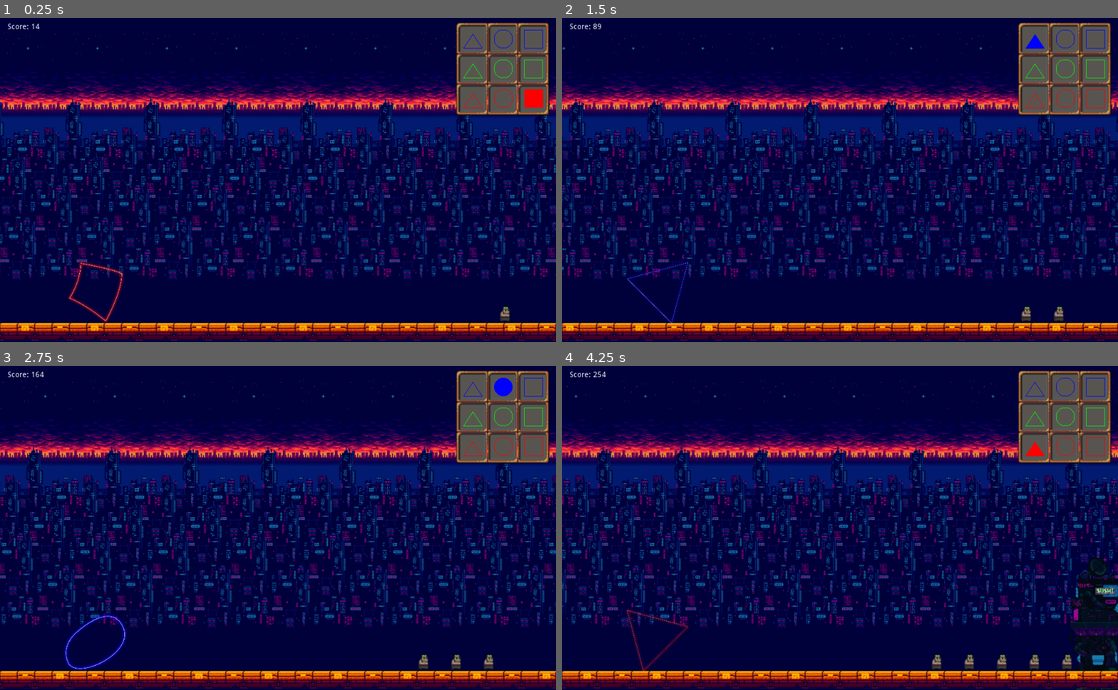
Above: before the commit, frames 1-4 (two rows, left to right).
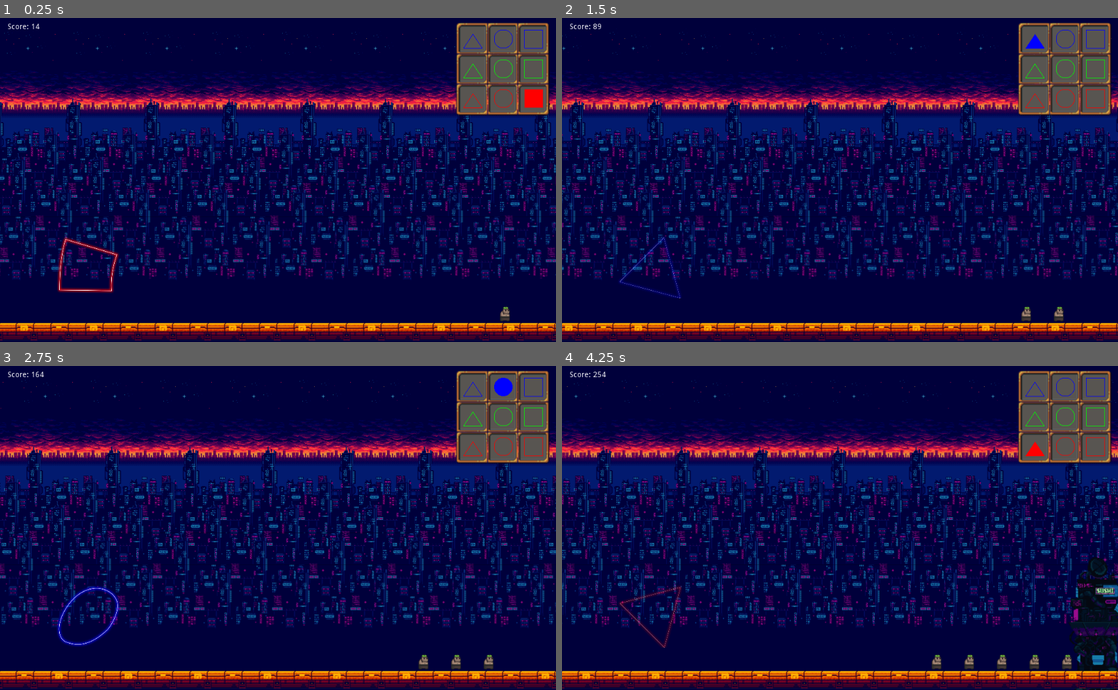
Above: after the commit, the same moments.

Repository: nekiter/glowing
Game: Godot game, scene res://Game.tscn
Same seed, same stepped clock (60 frames per second), same inputs: the game is played once before the commit and once after it.
Inputs:
- Up to frame 1 (0.25 s): no input
- Up to frame 2 (1.5 s): hold Right (ui_right) 0.53-1.28 s; hold Down (ui_down) from 1.28 s (still down)
- Up to frame 3 (2.75 s): release Down (ui_down) at 2.03 s; hold Right (ui_right) from 2.03 s (still down)
- Up to frame 4 (4.25 s): release Right (ui_right) at 2.78 s; hold Up (ui_up) 2.78-3.53 s; hold Left (ui_left) from 3.53 s (still down)

The runs differ from the first frame. In frame 1, 1.9% of the frame differs, in the area x 0-100%, y 67-100%; in frame 2, 1.5%; in frame 3, 1.9%; in frame 4, 1.6%.

Commit message:
collision not working

Diff:
--- a/game/Game.tscn
+++ b/game/Game.tscn
@@ -6,6 +6,9 @@
 [ext_resource path="res://Enemy.tscn" type="PackedScene" id=4]
 [ext_resource path="res://scenes/Player/PlayerSprite.tscn" type="PackedScene" id=5]
 [ext_resource path="res://scenes/floor/Floor.tscn" type="PackedScene" id=6]
+[ext_resource path="res://scenes/KinematicBody2D-player.gd" type="Script" id=7]
+
+[sub_resource type="RectangleShape2D" id=1]
 
 [node name="Game" type="Node2D"]
 
@@ -20,11 +23,17 @@
 autostart = true
 
 [node name="PlayerSprite" parent="." instance=ExtResource( 5 )]
-position = Vector2( 175.871, 506.423 )
+position = Vector2( 162.408, 450.071 )
 centerPosition = Vector2( 50, 530 )
 
 [node name="HUD" parent="." instance=ExtResource( 1 )]
 
 [node name="Floor" parent="." instance=ExtResource( 6 )]
 position = Vector2( -263.502, 548.93 )
+
+[node name="KinematicBody2D" type="KinematicBody2D" parent="."]
+script = ExtResource( 7 )
+
+[node name="CollisionShape2D" type="CollisionShape2D" parent="KinematicBody2D"]
+shape = SubResource( 1 )
 [connection signal="timeout" from="Spawner/Timer" to="Spawner" method="_on_Timer_timeout"]
--- /dev/null
+++ b/game/scenes/KinematicBody2D-player.gd
@@ -0,0 +1,16 @@
+extends KinematicBody2D
+
+
+# Declare member variables here. Examples:
+# var a = 2
+# var b = "text"
+
+
+# Called when the node enters the scene tree for the first time.
+func _ready():
+	pass # Replace with function body.
+
+
+# Called every frame. 'delta' is the elapsed time since the previous frame.
+#func _process(delta):
+#	pass
--- /dev/null
+++ b/game/scenes/Player/KinematicBody2D.gd
@@ -0,0 +1,41 @@
+extends KinematicBody2D
+
+var velocity = Vector2.ZERO
+var current_frame = 0
+
+export var gravity_scale = 1
+export var jump_velocity = 20
+
+onready var player = get_node("/root/Game/PlayerSprite")
+onready var spriteControl = get_node("AnimatedSprite")
+
+# var origin_position = player.get_position()
+
+# Called when the node enters the scene tree for the first time.
+func _ready():
+	pass # Replace with function body.
+
+
+# Called every frame. 'delta' is the elapsed time since the previous frame.
+func _process(delta):
+	# var spriteControl = get_node("AnimatedSprite")
+
+	if (player.shapesArray[player.currentShape] == "square"):
+		print(spriteControl.frame)
+		# if (spriteControl.frame == 7):
+			# velocity.y -= jump_velocity
+
+	if (player.shapesArray[player.currentShape] == "circle"):
+		velocity = Vector2.ZERO
+
+	if (player.shapesArray[player.currentShape] == "triangle"):
+		velocity = Vector2.ZERO
+
+func _physics_process(delta):
+	velocity.y += gravity_scale
+	var collision = move_and_collide(velocity*delta)
+
+
+func _on_Area2D_area_entered(area):
+	velocity = Vector2.ZERO
+	pass # Replace with function body.
--- a/game/scenes/Player/PlayerSprite.gd
+++ b/game/scenes/Player/PlayerSprite.gd
@@ -42,7 +42,7 @@
 	update()
 
 func _draw():
-	var spriteControl = get_node("AnimatedSprite")
+	var spriteControl = get_node("Player/AnimatedSprite")
 
 	if(shapesArray[currentShape] == "triangle"):
 		if colorsArray[currentColor] == blue:
--- a/game/scenes/Player/PlayerSprite.tscn
+++ b/game/scenes/Player/PlayerSprite.tscn
@@ -79,28 +79,19 @@
 [ext_resource path="res://scenes/Player/sprites/circle/green/collision/1.png" type="Texture" id=77]
 [ext_resource path="res://scenes/Player/sprites/circle/blue/running/1.png" type="Texture" id=78]
 [ext_resource path="res://scenes/Player/sprites/circle/blue/running/2.png" type="Texture" id=79]
+[ext_resource path="res://scenes/Player/KinematicBody2D.gd" type="Script" id=80]
 
 [sub_resource type="SpriteFrames" id=1]
 animations = [ {
-"frames": [ ExtResource( 17 ), ExtResource( 15 ), ExtResource( 9 ), ExtResource( 8 ), ExtResource( 3 ), ExtResource( 2 ), ExtResource( 4 ), ExtResource( 5 ), ExtResource( 16 ), ExtResource( 12 ), ExtResource( 6 ), ExtResource( 11 ), ExtResource( 7 ), ExtResource( 10 ), ExtResource( 13 ), ExtResource( 14 ) ],
+"frames": [ ExtResource( 78 ), ExtResource( 79 ), ExtResource( 74 ) ],
 "loop": true,
-"name": "running-square-blue",
-"speed": 30.0
+"name": "running-circle-blue",
+"speed": 10.0
 }, {
 "frames": [ ExtResource( 62 ), ExtResource( 65 ), ExtResource( 63 ) ],
 "loop": true,
 "name": "collision-circle-blue",
 "speed": 5.0
-}, {
-"frames": [ ExtResource( 77 ), ExtResource( 75 ), ExtResource( 76 ) ],
-"loop": true,
-"name": "collision-circle-green",
-"speed": 5.0
-}, {
-"frames": [ ExtResource( 72 ), ExtResource( 71 ), ExtResource( 64 ) ],
-"loop": true,
-"name": "running-circle-green",
-"speed": 10.0
 }, {
 "frames": [ ExtResource( 70 ), ExtResource( 68 ), ExtResource( 66 ) ],
 "loop": true,
@@ -112,15 +103,15 @@
 "name": "running-triangle-blue",
 "speed": 10.0
 }, {
-"frames": [ ExtResource( 67 ), ExtResource( 69 ), ExtResource( 73 ) ],
+"frames": [ ExtResource( 72 ), ExtResource( 71 ), ExtResource( 64 ) ],
 "loop": true,
-"name": "collision-circle-red",
+"name": "running-circle-green",
+"speed": 10.0
+}, {
+"frames": [ ExtResource( 24 ), ExtResource( 32 ), ExtResource( 18 ), ExtResource( 46 ), ExtResource( 41 ), ExtResource( 39 ), ExtResource( 47 ), ExtResource( 45 ), ExtResource( 36 ), ExtResource( 44 ), ExtResource( 25 ), ExtResource( 23 ), ExtResource( 21 ), ExtResource( 20 ), ExtResource( 29 ), ExtResource( 31 ) ],
+"loop": true,
+"name": "running-square-green",
 "speed": 30.0
-}, {
-"frames": [ ExtResource( 78 ), ExtResource( 79 ), ExtResource( 74 ) ],
-"loop": true,
-"name": "running-circle-blue",
-"speed": 10.0
 }, {
 "frames": [ ExtResource( 53 ), ExtResource( 52 ), ExtResource( 51 ), ExtResource( 61 ) ],
 "loop": true,
@@ -132,23 +123,53 @@
 "name": "running-square-red",
 "speed": 30.0
 }, {
-"frames": [ ExtResource( 24 ), ExtResource( 32 ), ExtResource( 18 ), ExtResource( 46 ), ExtResource( 41 ), ExtResource( 39 ), ExtResource( 47 ), ExtResource( 45 ), ExtResource( 36 ), ExtResource( 44 ), ExtResource( 25 ), ExtResource( 23 ), ExtResource( 21 ), ExtResource( 20 ), ExtResource( 29 ), ExtResource( 31 ) ],
+"frames": [ ExtResource( 77 ), ExtResource( 75 ), ExtResource( 76 ) ],
 "loop": true,
-"name": "running-square-green",
+"name": "collision-circle-green",
+"speed": 5.0
+}, {
+"frames": [ ExtResource( 17 ), ExtResource( 15 ), ExtResource( 9 ), ExtResource( 8 ), ExtResource( 3 ), ExtResource( 2 ), ExtResource( 4 ), ExtResource( 5 ), ExtResource( 16 ), ExtResource( 12 ), ExtResource( 6 ), ExtResource( 11 ), ExtResource( 7 ), ExtResource( 10 ), ExtResource( 13 ), ExtResource( 14 ) ],
+"loop": true,
+"name": "running-square-blue",
 "speed": 30.0
 }, {
 "frames": [ ExtResource( 58 ), ExtResource( 57 ), ExtResource( 59 ), ExtResource( 60 ) ],
 "loop": true,
 "name": "running-triangle-green",
 "speed": 10.0
+}, {
+"frames": [ ExtResource( 67 ), ExtResource( 69 ), ExtResource( 73 ) ],
+"loop": true,
+"name": "collision-circle-red",
+"speed": 30.0
 } ]
+
+[sub_resource type="RectangleShape2D" id=2]
+extents = Vector2( 58.7403, 57.2966 )
+
+[sub_resource type="RectangleShape2D" id=3]
+extents = Vector2( 240.234, 10 )
 
 [node name="PlayerSprite" type="Node2D"]
 script = ExtResource( 1 )
 
-[node name="AnimatedSprite" type="AnimatedSprite" parent="."]
+[node name="Player" type="KinematicBody2D" parent="."]
+script = ExtResource( 80 )
+
+[node name="AnimatedSprite" type="AnimatedSprite" parent="Player"]
 scale = Vector2( 0.327778, 0.327778 )
 frames = SubResource( 1 )
-animation = "running-square-green"
-frame = 5
+animation = "running-square-blue"
+frame = 12
+speed_scale = 0.2
 playing = true
+
+[node name="CollisionShape2D" type="CollisionShape2D" parent="Player"]
+shape = SubResource( 2 )
+
+[node name="Area2D" type="Area2D" parent="Player"]
+
+[node name="CollisionShape2D" type="CollisionShape2D" parent="Player/Area2D"]
+position = Vector2( 11.5087, 124.214 )
+shape = SubResource( 3 )
+[connection signal="area_entered" from="Player/Area2D" to="Player" method="_on_Area2D_area_entered"]
--- a/game/scenes/floor/Floor.tscn
+++ b/game/scenes/floor/Floor.tscn
@@ -20,14 +20,27 @@
 shader = SubResource( 1 )
 shader_param/scroll_speed = 1.0
 
+[sub_resource type="RectangleShape2D" id=3]
+extents = Vector2( 1236.43, 15.9552 )
+
 [node name="Floor" type="Node2D"]
 
 [node name="TextureRect" type="TextureRect" parent="."]
 material = SubResource( 2 )
-margin_right = 2474.0
+margin_left = -1.78174
+margin_right = 2472.22
 margin_bottom = 48.0
 texture = ExtResource( 1 )
 stretch_mode = 2
 __meta__ = {
 "_edit_use_anchors_": false
 }
+
+[node name="Area2D" type="Area2D" parent="."]
+position = Vector2( 1235.45, 31.66 )
+input_pickable = false
+space_override = 1
+
+[node name="CollisionShape2D" type="CollisionShape2D" parent="Area2D"]
+position = Vector2( 0.12085, 0.0149612 )
+shape = SubResource( 3 )
Not shown: 1 places in game/Game.tscn that only renumber resources
Not shown: 1 places in game/scenes/Player/PlayerSprite.tscn that only renumber resources
Not shown: 1 places in game/scenes/floor/Floor.tscn that only renumber resources
